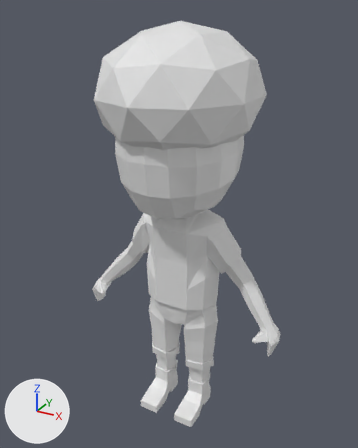
The Blender file 3D Blender Models/Playable Characters/CoopYellowCharacter.blend: old version first, new version second.
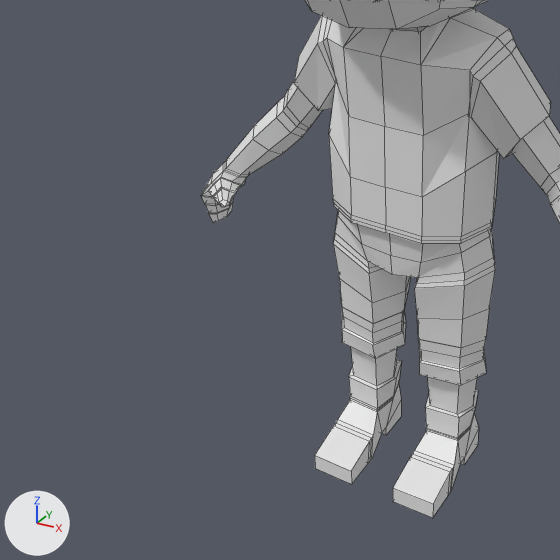
Old and new are each drawn whole from a camera (50 mm lens) standing at (7.68, -14.17, 8.12) and looking at (0.02, -0.23, 1.15) and again close up on the part from 2% to 69% of the width and 46% to 99% of the height. Arrows for +X, +Y and +Z are at lower left; the lights stay in place. The close-ups show mesh edges as thin lines.

Before the edit, the objects in view are built like this:
```python
me_cube_001 = bpy.data.meshes.new('Cube.001')
me_cube_001.from_pydata(...)  # 890 vertices, 903 faces; spans x -3.94..3.94, y -3.06..2.85, z -6.76..7.73
me_cube_001.materials.append(mat_coopyellowcharactertexture_psd)  # its picture is missing
ob_cube = bpy.data.objects.new('Cube', me_cube_001)
ob_cube.location = (0.0, 0.0, 0.0)
```
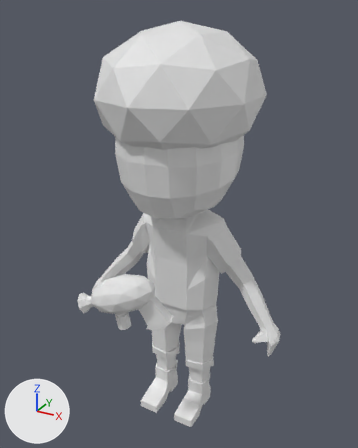
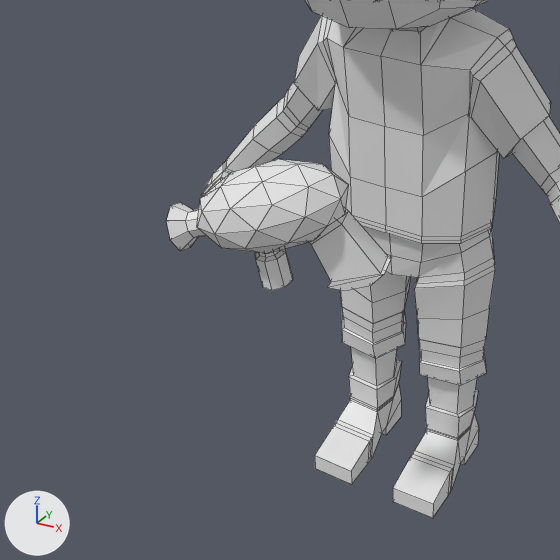
The newer file is also turned or shifted as a whole; pictures and numbers use the older file's frame.

Location of each change, (x1, y1, x2, y2) in pixels of the close-ups (560 x 560 px):
'Gun', added: after (166, 159, 391, 291)

The change, as a list of edits to the scene's bpy script:
```text
Add mat_material:
    mat_material = diffuse_material('Material')
    mat_material.base_color = (0.8, 0.8, 0.8)  # white #e7e7e7
Add me_cube_000:
    me_cube_000.from_pydata(...)  # 142 vertices, 166 faces; spans x -5.41..3.95, y -2.11..2.11, z -3.89..2.82
    me_cube_000.materials.append(mat_material)  # white #e7e7e7
Add ob_gun:
    ob_gun = bpy.data.objects.new('Gun', me_cube_000)
    ob_gun.location = (-0.13, -3.26, -0.28)
    ob_gun.rotation_euler = (0.0, -0.339, 0.272)  # degrees (0, -19, 16)
    ob_gun.scale = (0.29, 0.29, 0.29)
```
